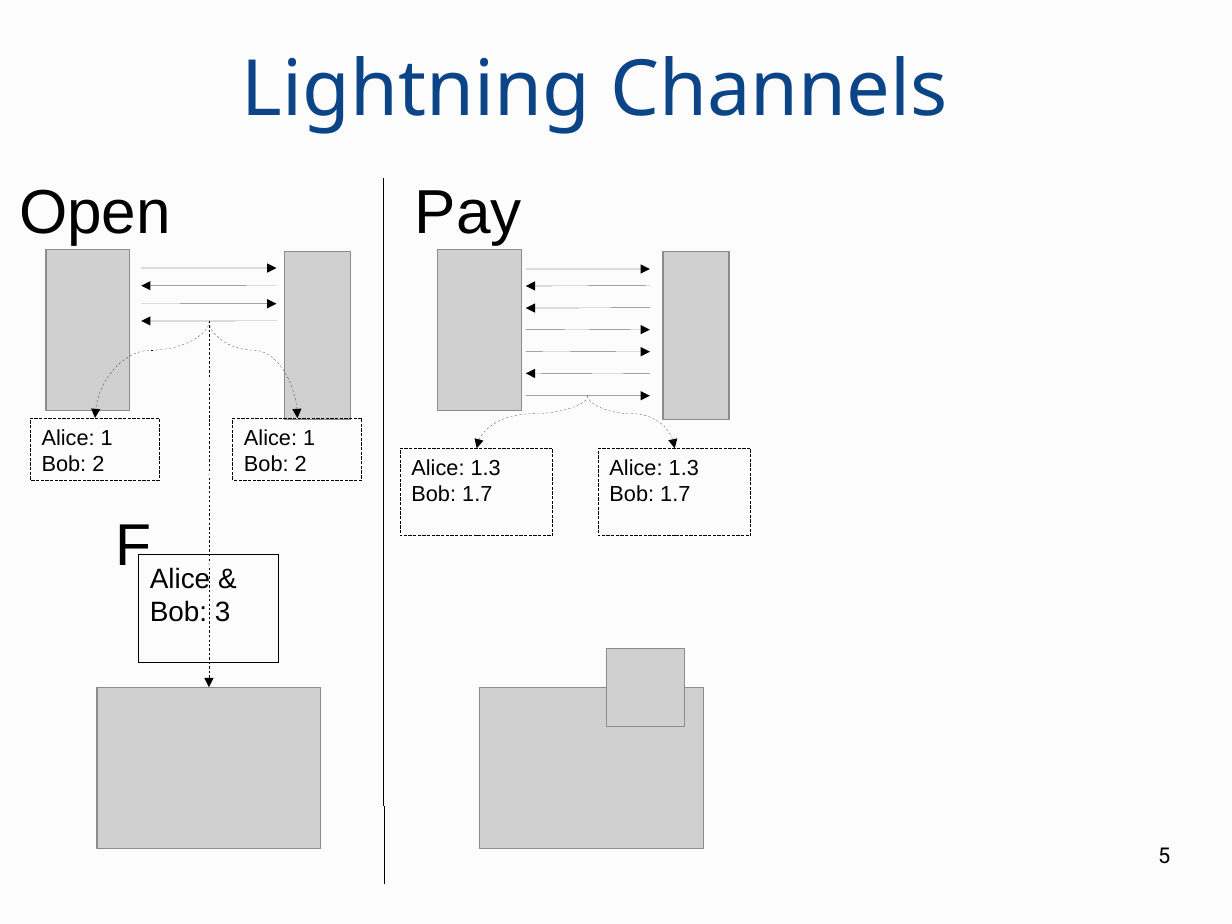
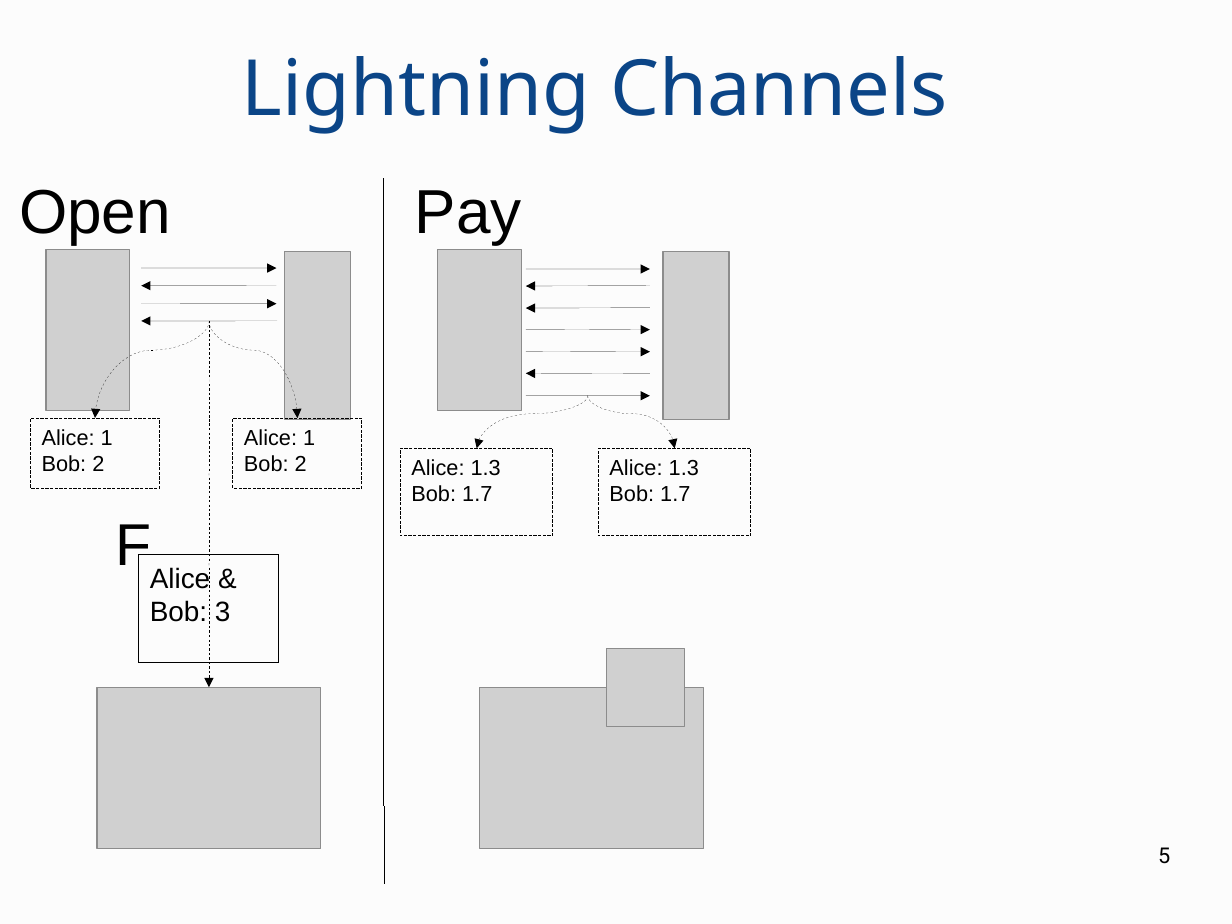
Before and after one commit to OrfeasLitos/PaymentChannels, a slide deck: slide 5 of paper-slides/presentation.odp. Drawn at 1232x924 pixels with LibreOffice and Linux fonts; fonts in the diff are those of the drawing; grey boxes stand for pictures. Boxes give left, top, right and bottom in pixels: in the first picture for what was removed or moved away, otherwise in the second. Text is boxed around its words. In the diff, an @@ line names an element or a change of style, - is before the commit and + after.

```diff
--- a/paper-slides/presentation.odp
+++ b/paper-slides/presentation.odp
@@ rectangle "Alice: 1": place and size @@
-rectangle "Alice: 1" at <box>30,418,159,481</box>
+rectangle "Alice: 1" at <box>30,418,159,489</box>
@@ rectangle "Alice: 1": place and size @@
-rectangle "Alice: 1" at <box>233,418,361,481</box>
+rectangle "Alice: 1" at <box>233,418,361,489</box>
```
Also in this commit, not shown: 10 other slides changed.
